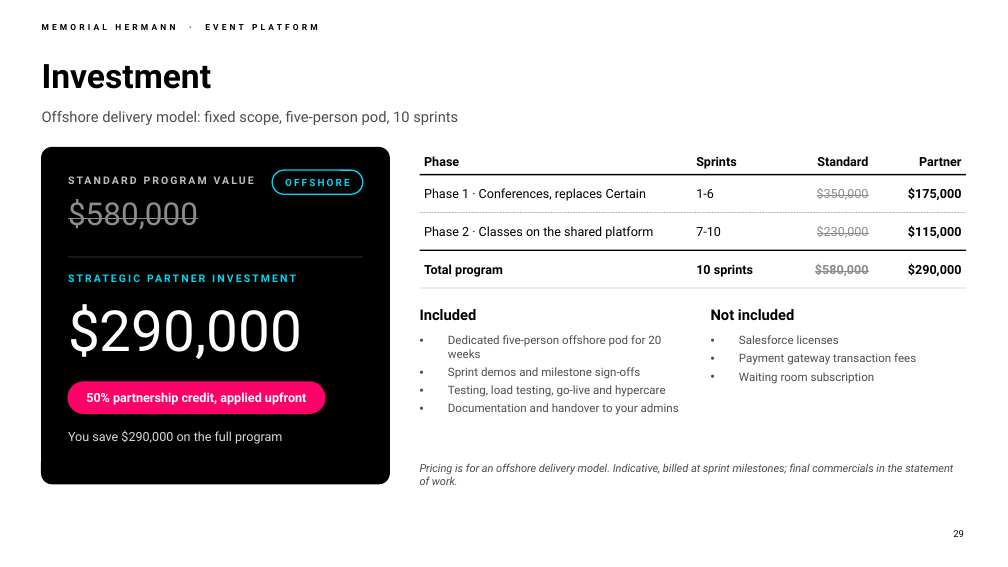
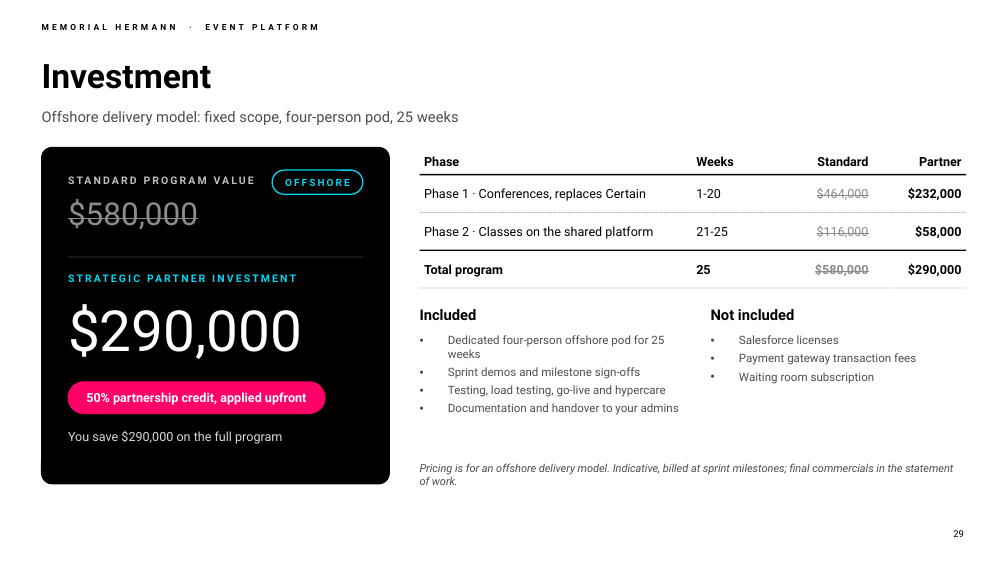
Before and after one commit to chintasurya/preSales_Memorial-hermann, a slide deck: slide 29 of deck/Memorial-Hermann-Event-Platform.pptx. Drawn at 1008x567 pixels with LibreOffice and Linux fonts; fonts in the diff are those of the drawing; background and template pictures are left out. Boxes give left, top, right and bottom in pixels: in the first picture for what was removed or moved away, otherwise in the second. Text is boxed around its words. In the diff, an @@ line names an element or a change of style, - is before the commit and + after.

```diff
--- a/deck/Memorial-Hermann-Event-Platform.pptx
+++ b/deck/Memorial-Hermann-Event-Platform.pptx
@@ text at [42,111,459,125]: text changed @@
-Offshore delivery model: fixed scope, five-person pod, 10 sprints
+Offshore delivery model: fixed scope, four-person pod, 25 weeks
@@ text at [696,156,734,166]: text changed @@
-Sprints
+Weeks
@@ text at [696,189,721,198]: text changed @@
-1-6
+1-20
@@ text at [817,188,869,200]: text changed @@
-$350,000
+$464,000
@@ text at [908,187,962,200]: text changed @@
-$175,000
+$232,000
@@ text at [696,227,728,236]: text changed @@
-7-10
+21-25
@@ text at [817,226,869,238]: text changed @@
-$230,000
+$116,000
@@ text at [915,225,961,238]: text changed @@
-$115,000
+$58,000
@@ text at [696,265,710,274]: text changed @@
-10 sprints
+25
@@ text at [448,335,664,358]: text changed @@
-• Dedicated five-person offshore pod for 20 weeks
+• Dedicated four-person offshore pod for 25 weeks
```
Also in this commit, not shown: 7 other slides changed, 6 other files.
